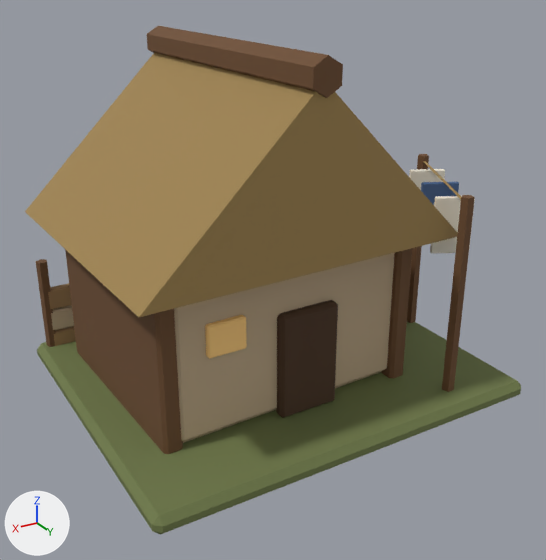
Two versions of the FBX model client/CultOfComfort.Unity/Assets/Resources/Art/Models/cultist_hut.fbx, one commit apart.
Rendered twice from a 50 mm camera at (1.158, 1.96, 1.338) aimed at (0.029, 0.078, 0.397). The axes (+X, +Y, +Z) are drawn at lower left. The lights are the same throughout. The older version comes first. Where no turn or scale is listed for an object, it has been applied to the vertices.

Names of what the first picture shows: 'Building'.
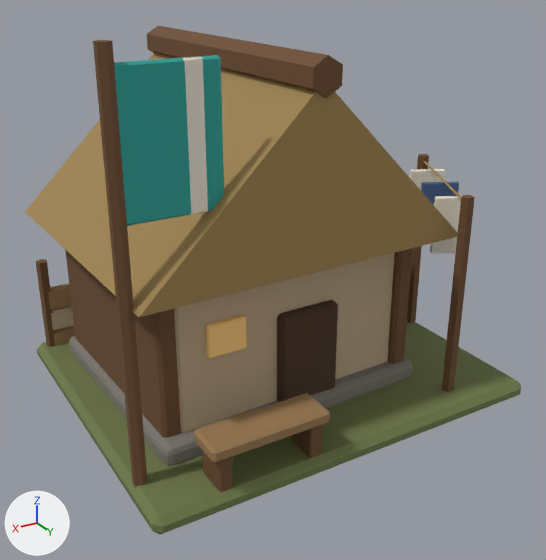
Where the change shows, as pixel boxes (x1, y1, x2, y2) in the pictures (546 x 560 px):
part 1 of me_building, added (brown)
    after: (93, 40, 147, 488)
part 2 of me_building, added
    after: (69, 336, 413, 466)
part 3 of me_building, added (cyan)
    after: (114, 55, 224, 226)
part 4 of me_building, added
    after: (182, 56, 208, 215)
part 5 of me_building, added (brown)
    after: (194, 393, 330, 462)
part 6 of me_building, added (brown)
    after: (203, 451, 233, 492)
part 7 of me_building, added (brown)
    after: (292, 425, 322, 458)

What the commit changed:
me_building is used by ob_building; location (0.0, 0.0, 0.0).
me_building had 382 vertices, 379 faces and spanned x -0.65..0.65, y -0.55..0.55, z 0.0..1.12.
me_building now has 570 vertices, 571 faces and spans x -0.65..0.65, y -0.55..0.55, z 0.0..1.175.
me_building part 1: a new loose piece, a 6-sided cylinder along z spanning x 0.603..0.637, y 0.36..0.4, z 0.025..1.175, in mat_palette (picture img_palette_png).
me_building part 2: a new loose piece of 56 vertices spanning x -0.363..0.563, y -0.465..0.365, z 0.045..0.115, in mat_palette (picture img_palette_png).
me_building part 3: a new loose piece of 24 vertices spanning x 0.35..0.61, y 0.37..0.39, z 0.77..1.13, in mat_palette (picture img_palette_png).
me_building part 4: a new loose piece of 24 vertices spanning x 0.395..0.445, y 0.369..0.391, z 0.77..1.13, in mat_palette (picture img_palette_png).
me_building part 5: a new loose piece of 24 vertices spanning x 0.12..0.48, y 0.42..0.54, z 0.16..0.2, in mat_palette (picture img_palette_png).
me_building part 6: a new loose piece of 24 vertices spanning x 0.42..0.46, y 0.43..0.53, z 0.02..0.16, in mat_palette (picture img_palette_png).
me_building part 7: a new loose piece of 24 vertices spanning x 0.14..0.18, y 0.43..0.53, z 0.02..0.16, in mat_palette (picture img_palette_png).
